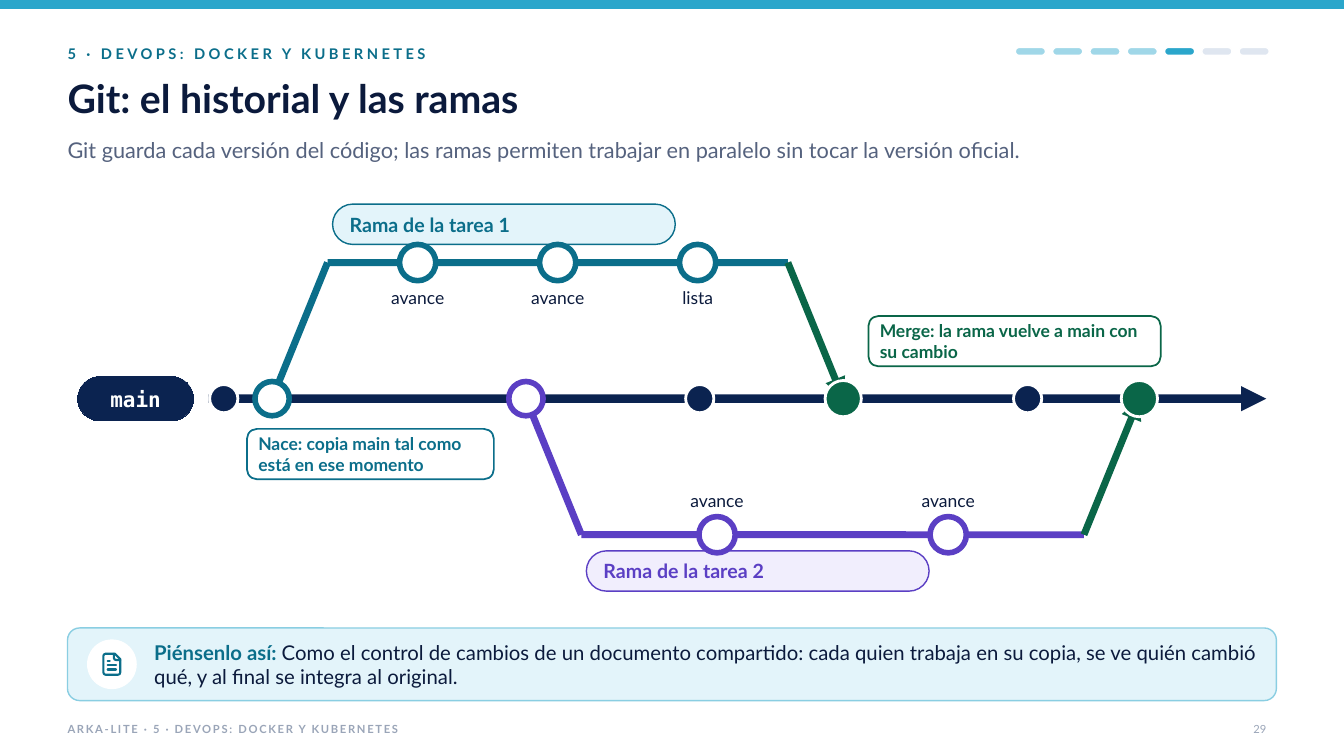
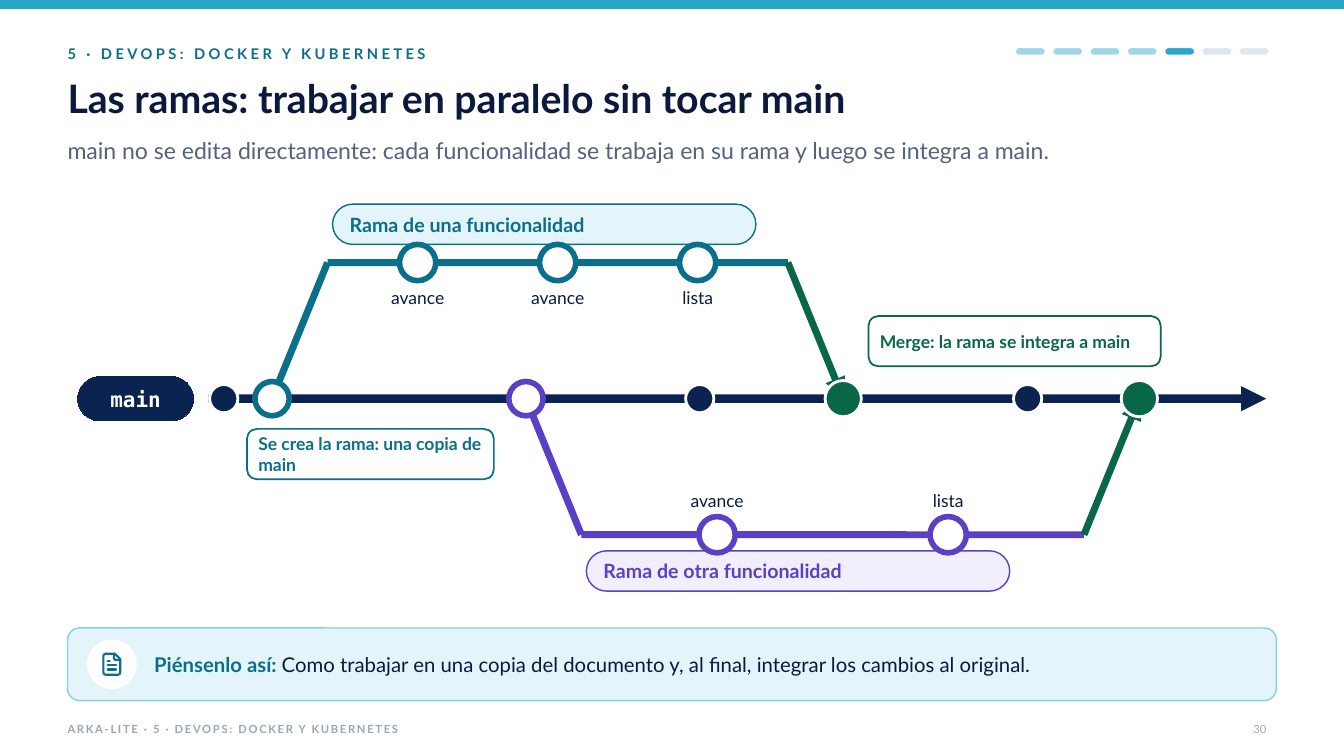
Before and after one commit to jfranceschi-dev/arka-lite, a slide deck: slide 30 of docs/presentation-data/pptx/ARKA-Lite-ejecutivo-con-videos.pptx (slide 29 before the commit). Drawn at 1344x756 pixels with LibreOffice and Linux fonts; fonts in the diff are those of the drawing. Boxes give left, top, right and bottom in pixels: in the first picture for what was removed or moved away, otherwise in the second. Text is boxed around its words. In the diff, an @@ line names an element or a change of style, - is before the commit and + after.

```diff
--- a/docs/presentation-data/pptx/ARKA-Lite-ejecutivo-con-videos.pptx
+++ b/docs/presentation-data/pptx/ARKA-Lite-ejecutivo-con-videos.pptx
@@ text at [68,84,846,120]: text changed @@
-Git: el historial y las ramas
+Las ramas: trabajar en paralelo sin tocar main
@@ text at [68,142,1049,163]: text changed; size 15.5 to 16.5 pt @@
-Git guarda cada versión del código; las ramas permiten trabajar en paralelo sin tocar la versión oficial.
+main no se edita directamente: cada funcionalidad se trabaja en su rama y luego se integra a main.
@@ rounded rectangle "Rama de una funcionalidad": place and size @@
-rounded rectangle "Rama de una funcionalidad" at [333,204,676,244]
+rounded rectangle "Rama de una funcionalidad" at [333,204,756,244]
@@ text in rounded rectangle at [350,217,584,232]: text changed @@
-Rama de la tarea 1
+Rama de una funcionalidad
@@ text in rounded rectangle at [880,335,1130,351]: text changed @@
-Merge: la rama vuelve a main con su cambio
+Merge: la rama se integra a main
@@ text in rounded rectangle at [258,437,481,471]: text changed @@
-Nace: copia main tal como está en ese momento
+Se crea la rama: una copia de main
@@ text at [933,494,964,507]: text changed @@
-avance
+lista
@@ rounded rectangle "Rama de otra funcionalidad": place and size @@
-rounded rectangle "Rama de otra funcionalidad" at [587,551,930,591]
+rounded rectangle "Rama de otra funcionalidad" at [587,551,1010,591]
@@ text in rounded rectangle at [603,563,842,578]: text changed @@
-Rama de la tarea 2
+Rama de otra funcionalidad
@@ text at [154,657,1030,676]: text changed @@
-Piénsenlo así: Como el control de cambios de un documento compartido: cada quien trabaja en su copia, se ve quién cambió qué, y al final se integra al original.
+Piénsenlo así: Como trabajar en una copia del documento y, al final, integrar los cambios al original.
@@ page number at [1253,725,1266,733]: text changed @@
-29
+30
```
Also in this commit, not shown: 5 other slides changed, 3 slides added, 1 slide removed, 21 other files.
